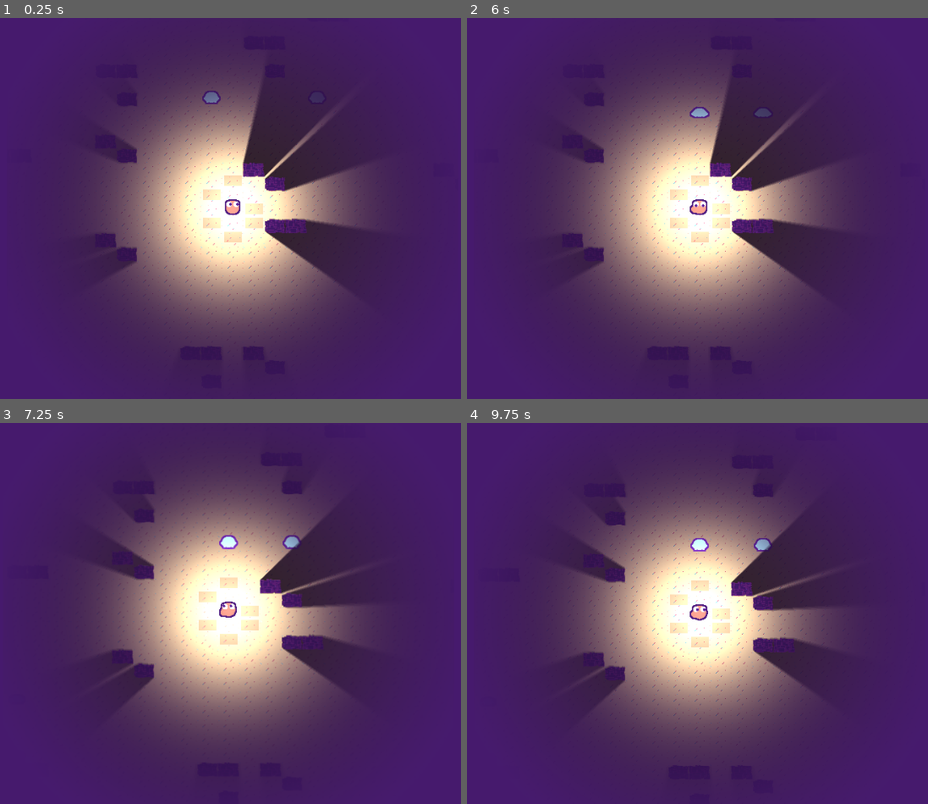
Above: before the commit, frames 1-4 (two rows, left to right).
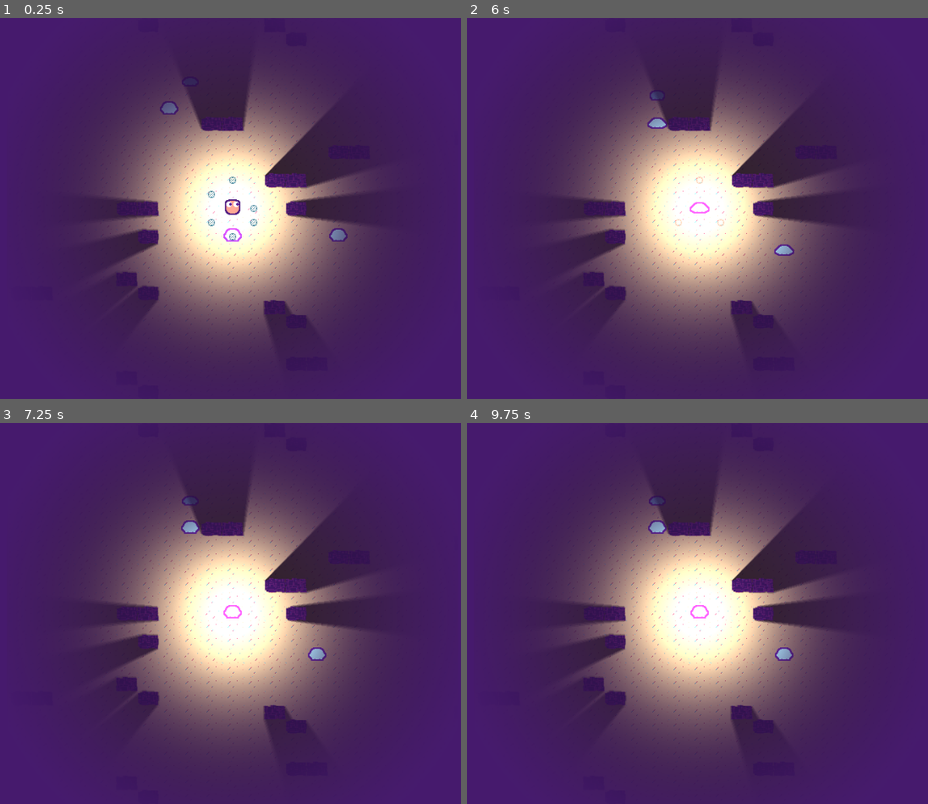
Above: after the commit, the same moments.

Repository: razcore-rad/godot-munchit
Game: Godot game, scene res://main.tscn
The game is run twice, just before and just after one commit, with the same random seed, the same clock (stepped at 60 frames per second) and the same inputs.
Inputs (mouse positions are in pixels of both pictures, inside the frame that each line leads up to):
- Up to frame 1 (0.25 s): no input
- Up to frame 2 (6 s): tap Enter at 0.5, 2, 3.5 s; move the mouse to (outside the picture) at 0.52 s; press the mouse at (outside the picture) at 0.53 s; hold Right (ui_right) 0.53-1.28 s; tap Space at 1.25, 2.75, 4.25 s; move the mouse to (outside the picture) at 1.27 s; release the mouse at (outside the picture) at 1.28 s; hold Left (ui_left) 1.28-2.03 s; click (outside the picture) at 1.35 s; move the mouse to (679, 98) at 2.02 s; press the mouse at (679, 98) at 2.03 s; hold Right (ui_right) 2.03-3.53 s; move the mouse to (467, 338) at 2.77 s; release the mouse at (467, 338) at 2.78 s; click (467, 338) at 2.85 s; move the mouse to (outside the picture) at 3.52 s; press the mouse at (outside the picture) at 3.53 s; hold Left (ui_left) 3.53-5.78 s; move the mouse to (785, 98) at 4.27 s; release the mouse at (785, 98) at 4.28 s; click (785, 98) at 4.35 s; move the mouse to (467, 280) at 5.02 s; press the mouse at (467, 280) at 5.03 s; move the mouse to (697, 208) at 5.77 s; release the mouse at (697, 208) at 5.78 s; hold Right (ui_right) from 5.78 s (still down); click (697, 208) at 5.85 s
- Up to frame 3 (7.25 s): keep holding Right (ui_right); move the mouse to (212, 598) at 6.52 s; press the mouse at (212, 598) at 6.53 s
- Up to frame 4 (9.75 s): move the mouse to (563, 632) at 7.27 s; release the mouse at (563, 632) at 7.28 s; click (563, 632) at 7.35 s; move the mouse to (766, 529) at 8.02 s; release Right (ui_right) at 8.03 s; press the mouse at (766, 529) at 8.03 s; hold Left (ui_left) 8.03-9.53 s; move the mouse to (665, 689) at 8.77 s; release the mouse at (665, 689) at 8.78 s; click (665, 689) at 8.85 s; move the mouse to (900, 670) at 9.52 s; press the mouse at (900, 670) at 9.53 s; hold Right (ui_right) from 9.53 s (still down)

The runs differ from the first frame. In frame 1, 12% of the frame differs, in the area x 20-82%, y 13-88%; in frame 2, 12%; in frame 3, 9.8%; in frame 4, 9.6%.
Error after the commit: Invalid access to property or key 'position' on a base object of type 'previously freed'. (res://entities/enemies/enemy_2d.gd:73)

Commit message:
fix: movement sprite & eating behavior

Diff:
--- a/blackboard.gd
+++ b/blackboard.gd
@@ -1,6 +1,6 @@
 class_name Blackboard
 
-const TILE_SET := preload("res://tilemap/tile_set.tres")
+const TILE_SET := preload("sectors/tile_set.tres")
 const INVALID_ATLAS_COORD := -1 * Vector2i.ONE
 
 static var obstacles: Array[Vector2i] = []
--- a/entities/enemies/enemy_2d.gd
+++ b/entities/enemies/enemy_2d.gd
@@ -1,18 +1,22 @@
 class_name Enemy2D extends Entity2D
 
+const MOVE_AREA_TEXTURE_RECT := Rect2(10.0, 40.0, 10.0, 10.0)
 const MOVE_RANDOM_CHANCE := 0.2
 
 
 func _ready() -> void:
-	detect_area.connect("mouse_entered", _on_detect_area_mouse.bind(true))
-	detect_area.connect("mouse_exited", _on_detect_area_mouse.bind(false))
+	super()
 
 	move_area.visible = false
+	for collision_shape: MoveAreaCollisionShape2D in move_area.get_children():
+		collision_shape.modulate = Palette.ORANGE
+		collision_shape.sprite.region_rect = MOVE_AREA_TEXTURE_RECT
 
 	_toggle_area_shapes(move_area, {is_disabled = true})
 
 
 func _on_detect_area_mouse(has_entered: bool) -> void:
+	super(has_entered)
 	move_area.visible = has_entered
 
 
--- a/entities/entity_2d.gd
+++ b/entities/entity_2d.gd
@@ -1,12 +1,24 @@
 class_name Entity2D extends Node2D
 
 signal turn_finished
+
+const MoveAreaCollisionShape2DPackedScene := preload("move_area_collision_shape_2d.tscn")
 
 var _is_my_turn := false
 
 @onready var areas: Node2D = %Areas2D
 @onready var detect_area: Area2D = %DetectArea2D
+@onready var detect_area_sprite: Sprite2D = %DetectAreaSprite2D
 @onready var move_area: Area2D = %MoveArea2D
+
+
+func _ready() -> void:
+	detect_area.connect("mouse_entered", _on_detect_area_mouse.bind(true))
+	detect_area.connect("mouse_exited", _on_detect_area_mouse.bind(false))
+
+
+func _on_detect_area_mouse(has_entered: bool) -> void:
+	detect_area_sprite.visible = has_entered
 
 
 func _toggle_area_shapes(area: Area2D, info := {}) -> void:
--- a/entities/entity_2d.tscn
+++ b/entities/entity_2d.tscn
@@ -1,6 +1,7 @@
-[gd_scene load_steps=3 format=3 uid="uid://b252do5nimfkg"]
+[gd_scene load_steps=4 format=3 uid="uid://b252do5nimfkg"]
 
 [ext_resource type="Script" uid="uid://bjxtrb37d1f6j" path="res://entities/entity_2d.gd" id="1_mwb1m"]
+[ext_resource type="Texture2D" uid="uid://cr6fcs8x7v22" path="res://assets/atlas.png" id="2_i4s38"]
 
 [sub_resource type="RectangleShape2D" id="RectangleShape2D_5mqu2"]
 size = Vector2(25, 15)
@@ -16,7 +17,14 @@
 
 [node name="CollisionShape2D" type="CollisionShape2D" parent="Areas2D/DetectArea2D"]
 shape = SubResource("RectangleShape2D_5mqu2")
-debug_color = Color(0.838982, 0.384625, 0, 0.42)
+
+[node name="DetectAreaSprite2D" type="Sprite2D" parent="Areas2D/DetectArea2D/CollisionShape2D"]
+unique_name_in_owner = true
+visible = false
+modulate = Color(0.921569, 0.839216, 0.580392, 1)
+texture = ExtResource("2_i4s38")
+region_enabled = true
+region_rect = Rect2(0, 40, 10, 10)
 
 [node name="MoveArea2D" type="Area2D" parent="Areas2D"]
 unique_name_in_owner = true
--- /dev/null
+++ b/entities/move_area_collision_shape_2d.gd
@@ -0,0 +1,3 @@
+class_name MoveAreaCollisionShape2D extends CollisionShape2D
+
+@onready var sprite: Sprite2D = %Sprite2D
--- a/entities/move_area_collision_shape_2d.tscn
+++ b/entities/move_area_collision_shape_2d.tscn
@@ -1,23 +1,17 @@
-[gd_scene load_steps=2 format=3 uid="uid://jlhatc0x6ggi"]
+[gd_scene load_steps=4 format=3 uid="uid://jlhatc0x6ggi"]
+
+[ext_resource type="Texture2D" uid="uid://cr6fcs8x7v22" path="res://assets/atlas.png" id="1_pyo8n"]
+[ext_resource type="Script" uid="uid://bursdd2d03smx" path="res://entities/move_area_collision_shape_2d.gd" id="1_r81jl"]
 
 [sub_resource type="RectangleShape2D" id="RectangleShape2D_pvjqh"]
 size = Vector2(25, 15)
 
 [node name="MoveAreaCollisionShape2D" type="CollisionShape2D"]
 shape = SubResource("RectangleShape2D_pvjqh")
+script = ExtResource("1_r81jl")
 
-[node name="ColorRect" type="ColorRect" parent="."]
-custom_minimum_size = Vector2(25, 15)
-anchors_preset = 8
-anchor_left = 0.5
-anchor_top = 0.5
-anchor_right = 0.5
-anchor_bottom = 0.5
-offset_left = -12.5
-offset_top = -7.5
-offset_right = 12.5
-offset_bottom = 7.5
-grow_horizontal = 2
-grow_vertical = 2
-mouse_filter = 2
-color = Color(1, 1, 1, 0.392157)
+[node name="Sprite2D" type="Sprite2D" parent="."]
+unique_name_in_owner = true
+texture = ExtResource("1_pyo8n")
+region_enabled = true
+region_rect = Rect2(0, 40, 10, 10)
--- a/entities/player/player_2d.gd
+++ b/entities/player/player_2d.gd
@@ -4,6 +4,11 @@
 
 const JUMP_HEIGHT := 15
 const DURATION := 0.3
+const MOVE_AREA_TEXTURE_RECT := Rect2(0.0, 40.0, 10.0, 10.0)
+const MOVE_AREA_COLORS: Dictionary[String, Color] = {
+	default = Palette.GREEN,
+	hover = Palette.LIGHT_GREEN,
+}
 
 var skin_sub_viewport: SkinSubViewport = null
 
@@ -12,6 +17,8 @@
 
 
 func _ready() -> void:
+	super()
+
 	detect_area.connect("input_event", _on_detect_area_input_event)
 	_connect_move_area()
 
@@ -38,6 +45,7 @@
 	if event.is_action_pressed("left_click"):
 		turn_finished.emit()
 
+
 func _on_move_area_body_shape_entered(
 	_body_rid: RID, _body: Node2D, _body_shape_index: int, local_shape_index: int
 ) -> void:
@@ -46,13 +54,16 @@
 
 
 func _on_move_area_input_event(_viewport: Node, event: InputEvent, shape_index: int) -> void:
+	var collision_shape: MoveAreaCollisionShape2D = move_area.shape_owner_get_owner(shape_index)
+	if event is InputEventMouse:
+		collision_shape.modulate = MOVE_AREA_COLORS.hover
+
 	if _is_my_turn and event.is_action_pressed("left_click"):
 		for node: Node2D in [skin_sub_viewport.blob_animatable_body, eyes]:
 			var tween := create_tween().set_process_mode(Tween.TWEEN_PROCESS_PHYSICS).set_trans(Tween.TRANS_QUAD)
 			tween.tween_property(node, "position:y", -JUMP_HEIGHT, DURATION).as_relative()
 			tween.tween_property(node, "position:y", JUMP_HEIGHT, DURATION).as_relative()
 
-		var collision_shape: CollisionShape2D = move_area.shape_owner_get_owner(shape_index)
 		var target_position := collision_shape.global_position
 		var tween := create_tween()
 		tween.tween_property(self, "position", target_position, 2.0 * DURATION)
@@ -61,33 +72,39 @@
 		turn_finished.emit()
 
 
+func _on_move_area_mouse_exited() -> void:
+	for collision_shape: MoveAreaCollisionShape2D in move_area.get_children():
+		collision_shape.modulate = MOVE_AREA_COLORS.default
+
+
 func _connect_move_area() -> void:
 	move_area.connect("body_shape_entered", _on_move_area_body_shape_entered)
 	move_area.connect("input_event", _on_move_area_input_event)
+	move_area.connect("mouse_exited", _on_move_area_mouse_exited)
 
 
 func _detect_enemy(target_position: Vector2) -> void:
 	if Blackboard.enemies.has(target_position):
 		var enemy := Blackboard.enemies[target_position]
 		Blackboard.enemies.erase(target_position)
-		eat_enemy(enemy.move_area.duplicate())
+		eat_enemy(enemy.move_area)
 		enemy.queue_free()
 
 
-func eat_enemy(new_move_area: Area2D) -> void:
+func eat_enemy(enemy_move_area: Area2D) -> void:
 	skin_sub_viewport.add_blob.call_deferred()
-	var collision_layer := move_area.collision_layer
-	var collision_mask := move_area.collision_mask
 
-	move_area.queue_free()
-	add_child.call_deferred(new_move_area)
-	move_area = new_move_area
+	var move_area_collision_shape_positions := move_area.get_children().map(func(cs: MoveAreaCollisionShape2D) -> Vector2: return cs.position)
+
+	for collision_shape: MoveAreaCollisionShape2D in enemy_move_area.get_children():
+		if not collision_shape.position in move_area_collision_shape_positions:
+			var new_move_area_collision_shape := MoveAreaCollisionShape2DPackedScene.instantiate()
+			move_area.add_child(new_move_area_collision_shape)
+			new_move_area_collision_shape.modulate = MOVE_AREA_COLORS.default
+			new_move_area_collision_shape.sprite.region_rect = MOVE_AREA_TEXTURE_RECT
+
 	move_area.visible = true
-
-	move_area.set_deferred("collision_layer", collision_layer)
-	move_area.set_deferred("collision_mask", collision_mask)
 	_toggle_area_shapes(move_area, {is_disabled = false})
-	_connect_move_area()
 
 
 func end_turn() -> void:
--- a/entities/player/player_2d.tscn
+++ b/entities/player/player_2d.tscn
@@ -6,9 +6,6 @@
 [ext_resource type="PackedScene" uid="uid://jlhatc0x6ggi" path="res://entities/move_area_collision_shape_2d.tscn" id="3_d7pfd"]
 [ext_resource type="Shader" uid="uid://b4hq4b5ou6b8j" path="res://entities/outline_group.gdshader" id="4_c5hwq"]
 [ext_resource type="Shader" uid="uid://qkyq1k8xjn8l" path="res://entities/player/assets/fuzzyball.gdshader" id="4_lnv7a"]
-
-[sub_resource type="RectangleShape2D" id="RectangleShape2D_pvjqh"]
-size = Vector2(25, 15)
 
 [sub_resource type="ShaderMaterial" id="ShaderMaterial_u8ep7"]
 shader = ExtResource("4_c5hwq")
@@ -30,136 +27,10 @@
 shader_parameter/color = Color(0.278431, 0.105882, 0.431373, 1)
 shader_parameter/threshold = 0.00999998
 
-[sub_resource type="Gradient" id="Gradient_xqn8y"]
-interpolation_mode = 2
-interpolation_color_space = 2
-colors = PackedColorArray(1, 1, 1, 1, 0, 0, 0, 0)
-
-[sub_resource type="GradientTexture2D" id="GradientTexture2D_c5hwq"]
-gradient = SubResource("Gradient_xqn8y")
-width = 640
-height = 640
-fill = 1
-fill_from = Vector2(0.5, 0.5)
-fill_to = Vector2(0.9, 0.1)
-metadata/_snap_count = 20
-
 [node name="Player2D" instance=ExtResource("1_e3jcg")]
 script = ExtResource("2_d65nd")
 
-[node name="DetectArea2D" parent="Areas2D" index="0" groups=["player"]]
-collision_mask = 6
-
-[node name="MoveArea2D" parent="Areas2D" index="1" groups=["player"]]
-collision_mask = 6
-
-[node name="MoveAreaCollisionShape2D" parent="Areas2D/MoveArea2D" index="0" instance=ExtResource("3_d7pfd")]
-position = Vector2(-30, -20)
-
-[node name="ColorRect" parent="Areas2D/MoveArea2D/MoveAreaCollisionShape2D" index="0"]
-color = Color(1, 0.41, 0.41, 0.392157)
-
-[node name="CollisionShape2D2" type="CollisionShape2D" parent="Areas2D/MoveArea2D" index="1"]
-position = Vector2(0, -40)
-shape = SubResource("RectangleShape2D_pvjqh")
-
-[node name="ColorRect" type="ColorRect" parent="Areas2D/MoveArea2D/CollisionShape2D2" index="0"]
-custom_minimum_size = Vector2(25, 15)
-anchors_preset = 8
-anchor_left = 0.5
-anchor_top = 0.5
-anchor_right = 0.5
-anchor_bottom = 0.5
-offset_left = -12.5
-offset_top = -7.5
-offset_right = 12.5
-offset_bottom = 7.5
-grow_horizontal = 2
-grow_vertical = 2
-mouse_filter = 2
-color = Color(1, 0.411765, 0.411765, 0.392157)
-
-[node name="CollisionShape2D3" type="CollisionShape2D" parent="Areas2D/MoveArea2D" index="2"]
-position = Vector2(30, 0)
-shape = SubResource("RectangleShape2D_pvjqh")
-
-[node name="ColorRect" type="ColorRect" parent="Areas2D/MoveArea2D/CollisionShape2D3" index="0"]
-custom_minimum_size = Vector2(25, 15)
-anchors_preset = 8
-anchor_left = 0.5
-anchor_top = 0.5
-anchor_right = 0.5
-anchor_bottom = 0.5
-offset_left = -12.5
-offset_top = -7.5
-offset_right = 12.5
-offset_bottom = 7.5
-grow_horizontal = 2
-grow_vertical = 2
-mouse_filter = 2
-color = Color(1, 0.411765, 0.411765, 0.392157)
-
-[node name="CollisionShape2D4" type="CollisionShape2D" parent="Areas2D/MoveArea2D" index="3"]
-position = Vector2(30, 20)
-shape = SubResource("RectangleShape2D_pvjqh")
-
-[node name="ColorRect" type="ColorRect" parent="Areas2D/MoveArea2D/CollisionShape2D4" index="0"]
-custom_minimum_size = Vector2(25, 15)
-anchors_preset = 8
-anchor_left = 0.5
-anchor_top = 0.5
-anchor_right = 0.5
-anchor_bottom = 0.5
-offset_left = -12.5
-offset_top = -7.5
-offset_right = 12.5
-offset_bottom = 7.5
-grow_horizontal = 2
-grow_vertical = 2
-mouse_filter = 2
-color = Color(1, 0.411765, 0.411765, 0.392157)
-
-[node name="CollisionShape2D5" type="CollisionShape2D" parent="Areas2D/MoveArea2D" index="4"]
-position = Vector2(0, 40)
-shape = SubResource("RectangleShape2D_pvjqh")
-
-[node name="ColorRect" type="ColorRect" parent="Areas2D/MoveArea2D/CollisionShape2D5" index="0"]
-custom_minimum_size = Vector2(25, 15)
-anchors_preset = 8
-anchor_left = 0.5
-anchor_top = 0.5
-anchor_right = 0.5
-anchor_bottom = 0.5
-offset_left = -12.5
-offset_top = -7.5
-offset_right = 12.5
-offset_bottom = 7.5
-grow_horizontal = 2
-grow_vertical = 2
-mouse_filter = 2
-color = Color(1, 0.411765, 0.411765, 0.392157)
-
-[node name="CollisionShape2D6" type="CollisionShape2D" parent="Areas2D/MoveArea2D" index="5"]
-position = Vector2(-30, 20)
-shape = SubResource("RectangleShape2D_pvjqh")
-
-[node name="ColorRect" type="ColorRect" parent="Areas2D/MoveArea2D/CollisionShape2D6" index="0"]
-custom_minimum_size = Vector2(25, 15)
-anchors_preset = 8
-anchor_left = 0.5
-anchor_top = 0.5
-anchor_right = 0.5
-anchor_bottom = 0.5
-offset_left = -12.5
-offset_top = -7.5
-offset_right = 12.5
-offset_bottom = 7.5
-grow_horizontal = 2
-grow_vertical = 2
-mouse_filter = 2
-color = Color(1, 0.411765, 0.411765, 0.392157)
-
-[node name="CanvasGroup" type="CanvasGroup" parent="." index="1"]
+[node name="CanvasGroup" type="CanvasGroup" parent="." index="0"]
 light_mask = 2
 material = SubResource("ShaderMaterial_u8ep7")
 
@@ -259,19 +130,32 @@
 pivot_offset = Vector2(2, 2)
 mouse_filter = 2
 
-[node name="BasePointLight2D" type="PointLight2D" parent="." index="2"]
-color = Color(0.9, 0.9, 0.9, 1)
-shadow_enabled = true
-shadow_color = Color(0, 0, 0, 1)
-shadow_filter = 1
-shadow_filter_smooth = 1.0
-texture = SubResource("GradientTexture2D_c5hwq")
+[node name="DetectArea2D" parent="Areas2D" index="0" groups=["player"]]
+collision_mask = 6
 
-[node name="TopPointLight2D" type="PointLight2D" parent="." index="3"]
-range_item_cull_mask = 2
-shadow_color = Color(0, 0, 0, 1)
-shadow_filter = 1
-shadow_filter_smooth = 1.0
-texture = SubResource("GradientTexture2D_c5hwq")
+[node name="MoveArea2D" parent="Areas2D" index="1" groups=["player"]]
+collision_mask = 6
 
-[editable path="Areas2D/MoveArea2D/MoveAreaCollisionShape2D"]
+[node name="MoveAreaCollisionShape2D" parent="Areas2D/MoveArea2D" index="0" instance=ExtResource("3_d7pfd")]
+modulate = Color(0.341176, 0.588235, 0.631373, 1)
+position = Vector2(-30, -20)
+
+[node name="MoveAreaCollisionShape2D2" parent="Areas2D/MoveArea2D" index="1" instance=ExtResource("3_d7pfd")]
+modulate = Color(0.341176, 0.588235, 0.631373, 1)
+position = Vector2(0, -40)
+
+[node name="MoveAreaCollisionShape2D3" parent="Areas2D/MoveArea2D" index="2" instance=ExtResource("3_d7pfd")]
+modulate = Color(0.341176, 0.588235, 0.631373, 1)
+position = Vector2(30, 0)
+
+[node name="MoveAreaCollisionShape2D4" parent="Areas2D/MoveArea2D" index="3" instance=ExtResource("3_d7pfd")]
+modulate = Color(0.341176, 0.588235, 0.631373, 1)
+position = Vector2(30, 20)
+
+[node name="MoveAreaCollisionShape2D5" parent="Areas2D/MoveArea2D" index="4" instance=ExtResource("3_d7pfd")]
+modulate = Color(0.341176, 0.588235, 0.631373, 1)
+position = Vector2(0, 40)
+
+[node name="MoveAreaCollisionShape2D6" parent="Areas2D/MoveArea2D" index="5" instance=ExtResource("3_d7pfd")]
+modulate = Color(0.341176, 0.588235, 0.631373, 1)
+position = Vector2(-30, 20)
--- a/main.gd
+++ b/main.gd
@@ -3,7 +3,7 @@
 @export var start_seed := "world"
 @export var blue_noise_tile_size := Vector2i(8, 7)
 
-const Sector2DPackedScene := preload("res://tilemap/sector_2d.tscn")
+const Sector2DPackedScene := preload("sectors/sector_2d.tscn")
 
 const ENEMY_SPAN := Vector2i(3, 7)
 const ENEMY_FILE_PATHS: Array[String] = [
--- a/main.tscn
+++ b/main.tscn
@@ -20,6 +20,20 @@
 [sub_resource type="TileSet" id="TileSet_b0o41"]
 tile_size = Vector2i(960, 540)
 
+[sub_resource type="Gradient" id="Gradient_c5hwq"]
+interpolation_mode = 2
+interpolation_color_space = 2
+colors = PackedColorArray(1, 1, 1, 1, 0, 0, 0, 0)
+
+[sub_resource type="GradientTexture2D" id="GradientTexture2D_0xm2m"]
+gradient = SubResource("Gradient_c5hwq")
+width = 640
+height = 640
+fill = 1
+fill_from = Vector2(0.5, 0.5)
+fill_to = Vector2(0.9, 0.1)
+metadata/_snap_count = 20
+
 [node name="Main" type="Node"]
 script = ExtResource("1_aaq20")
 
@@ -39,7 +53,7 @@
 
 [node name="Player2D" parent="." instance=ExtResource("4_p2fd5")]
 unique_name_in_owner = true
-position = Vector2(465, 265)
+position = Vector2(435, 70)
 
 [node name="RemoteTransform2D" type="RemoteTransform2D" parent="Player2D"]
 remote_path = NodePath("../../Camera2D")
@@ -47,8 +61,23 @@
 update_scale = false
 
 [node name="Camera2D" type="Camera2D" parent="."]
-position = Vector2(465, 265)
+position = Vector2(435, 70)
 position_smoothing_enabled = true
+
+[node name="BasePointLight2D" type="PointLight2D" parent="Camera2D"]
+color = Color(0.9, 0.9, 0.9, 1)
+shadow_enabled = true
+shadow_color = Color(0, 0, 0, 1)
+shadow_filter = 1
+shadow_filter_smooth = 1.0
+texture = SubResource("GradientTexture2D_0xm2m")
+
+[node name="TopPointLight2D" type="PointLight2D" parent="Camera2D"]
+range_item_cull_mask = 2
+shadow_color = Color(0, 0, 0, 1)
+shadow_filter = 1
+shadow_filter_smooth = 1.0
+texture = SubResource("GradientTexture2D_0xm2m")
 
 [node name="CanvasModulate" type="CanvasModulate" parent="."]
 color = Color(0.202093, 0.1702, 0.23, 1)
--- /dev/null
+++ b/palette.gd
@@ -0,0 +1,10 @@
+class_name Palette
+
+const LIGHT_GREEN := Color(0.545, 0.78, 0.749)
+const GREEN := Color(0.341, 0.588, 0.631)
+const BLUE := Color(0.322, 0.294, 0.702)
+const DARK_VIOLET := Color(0.278, 0.106, 0.431)
+const VIOLET := Color(0.439, 0.153, 0.51)
+const RED := Color(0.69, 0.271, 0.353)
+const ORANGE := Color(0.871, 0.545, 0.435)
+const YELLOW := Color(0.922, 0.839, 0.58)
--- a/tilemap/sector_2d.tscn
+++ b/sectors/sector_2d.tscn
@@ -1,21 +1,21 @@
 [gd_scene load_steps=3 format=4 uid="uid://bufaes48effv7"]
 
-[ext_resource type="TileSet" uid="uid://bcvsbmqg1ktol" path="res://tilemap/tile_set.tres" id="1_2gvt7"]
-[ext_resource type="Script" uid="uid://ca18l7kbh2i1t" path="res://tilemap/sector_2d.gd" id="1_upm0n"]
+[ext_resource type="Script" uid="uid://ca18l7kbh2i1t" path="res://sectors/sector_2d.gd" id="1_h34cv"]
+[ext_resource type="TileSet" uid="uid://bcvsbmqg1ktol" path="res://sectors/tile_set.tres" id="2_h34cv"]
 
 [node name="Sector2D" type="Node2D"]
-script = ExtResource("1_upm0n")
+script = ExtResource("1_h34cv")
 
 [node name="BaseTileMapLayer" type="TileMapLayer" parent="."]
 unique_name_in_owner = true
 tile_map_data = PackedByteArray("AAAAAAAAAAAAAAAAAAAAAAEAAAAAAAAAAAAAAAIAAAAAAAAAAAAAAAMAAAAAAAAAAAAAAAQAAAAAAAAAAAAAAA …(13744 unchanged characters)…
-tile_set = ExtResource("1_2gvt7")
+tile_set = ExtResource("2_h34cv")
 use_kinematic_bodies = true
 collision_visibility_mode = 2
 
 [node name="TopTileMapLayer" type="TileMapLayer" parent="."]
 unique_name_in_owner = true
 light_mask = 2
-tile_set = ExtResource("1_2gvt7")
+tile_set = ExtResource("2_h34cv")
 use_kinematic_bodies = true
 collision_visibility_mode = 2
--- /dev/null
+++ b/sectors/tile_set.tres
@@ -0,0 +1,39 @@
+[gd_resource type="TileSet" load_steps=8 format=3 uid="uid://bcvsbmqg1ktol"]
+
+[ext_resource type="Texture2D" uid="uid://cr6fcs8x7v22" path="res://assets/atlas.png" id="1_abesd"]
+
+[sub_resource type="TileMapPattern" id="TileMapPattern_c04dw"]
+tile_data = PackedInt32Array(0, 0, 1, 1, 65536, 1)
+
+[sub_resource type="TileMapPattern" id="TileMapPattern_qevqs"]
+tile_data = PackedInt32Array(0, 0, 1, 1, 65536, 1, 131073, 0, 1)
+
+[sub_resource type="TileMapPattern" id="TileMapPattern_hyam5"]
+tile_data = PackedInt32Array(0, 65536, 1, 65537, 0, 1)
+
+[sub_resource type="OccluderPolygon2D" id="OccluderPolygon2D_abesd"]
+polygon = PackedVector2Array(-8, -10, -2, -10, -2, -9, 14, -9, 14, -4, 15, -4, 15, 4, 14, 4, 14, 10, 10, 10, 10, 9, 1, 9, 1, 10, -9, 10, -9, 9, -12, 9, -12, 7, -14, 7, -14, -7, -11, -7, -11, -8, -8, -8)
+
+[sub_resource type="OccluderPolygon2D" id="OccluderPolygon2D_40n37"]
+polygon = PackedVector2Array(-15, -9, -10, -9, -10, -8, -6, -8, -6, -10, 1, -10, 1, -9, 13, -9, 13, -8, 14, -8, 14, 4, 15, 4, 15, 10, 6, 10, 6, 9, 2, 9, 2, 10, -15, 10, -15, 2, -14, 2, -14, -1, -15, -1)
+
+[sub_resource type="TileSetAtlasSource" id="TileSetAtlasSource_wcoyh"]
+texture = ExtResource("1_abesd")
+texture_region_size = Vector2i(30, 20)
+0:1/0 = 0
+0:1/0/occlusion_layer_0/polygon_0/polygon = SubResource("OccluderPolygon2D_abesd")
+0:1/0/physics_layer_0/polygon_0/points = PackedVector2Array(-15, -10, 15, -10, 15, 10, -15, 10)
+1:1/0 = 0
+1:1/0/occlusion_layer_0/polygon_0/polygon = SubResource("OccluderPolygon2D_40n37")
+0:0/0 = 0
+1:0/0 = 0
+
+[resource]
+tile_size = Vector2i(30, 20)
+occlusion_layer_0/light_mask = 1
+physics_layer_0/collision_layer = 4
+physics_layer_0/collision_mask = 0
+sources/0 = SubResource("TileSetAtlasSource_wcoyh")
+pattern_0 = SubResource("TileMapPattern_c04dw")
+pattern_1 = SubResource("TileMapPattern_qevqs")
+pattern_2 = SubResource("TileMapPattern_hyam5")
--- a/tilemap/tile_set.tres
+++ /dev/null
@@ -1,39 +0,0 @@
-[gd_resource type="TileSet" load_steps=8 format=3 uid="uid://bcvsbmqg1ktol"]
-
-[ext_resource type="Texture2D" uid="uid://cr6fcs8x7v22" path="res://tilemap/tile_set.png" id="1_jja4r"]
-
-[sub_resource type="TileMapPattern" id="TileMapPattern_c04dw"]
-tile_data = PackedInt32Array(0, 0, 1, 1, 65536, 1)
-
-[sub_resource type="TileMapPattern" id="TileMapPattern_qevqs"]
-tile_data = PackedInt32Array(0, 0, 1, 1, 65536, 1, 131073, 0, 1)
-
-[sub_resource type="TileMapPattern" id="TileMapPattern_hyam5"]
-tile_data = PackedInt32Array(0, 65536, 1, 65537, 0, 1)
-
-[sub_resource type="OccluderPolygon2D" id="OccluderPolygon2D_c04dw"]
-polygon = PackedVector2Array(-8, -10, -2, -10, -2, -9, 6, -9, 6, -8, 10, -8, 10, -9, 12, -9, 12, -8, 13, -8, 13, -9, 14, -9, 14, -4, 13, -4, 13, 1, 14, 1, 14, 10, 10, 10, 10, 9, 1, 9, 1, 10, -9, 10, -9, 9, -12, 9, -12, 7, -14, 7, -14, 1, -13, 1, -13, -1, -14, -1.5, -14, -7, -11, -7, -11, -8, -8, -8)
-
-[sub_resource type="OccluderPolygon2D" id="OccluderPolygon2D_qevqs"]
-polygon = PackedVector2Array(-15, -9, -10, -9, -10, -8, -6, -8, -6, -10, -3, -10, -3, -9, -1, -9, -1, -10, 1, -10, 1, -9, 13, -9, 13, -8, 14, -8, 14, -7, 13, -7, 13, -6, 14, -6, 14, -4, 13, -4, 13, -2, 14, -2, 14, -1, 13, -1, 13, 1, 14, 1, 14, 4, 15, 4, 15, 10, 6, 10, 6, 8, 5, 8, 5, 9, 2, 9, 2, 10, -11, 10, -11, 9, -12, 9, -12, 10, -15, 10, -15, 2, -14, 2, -14, -1, -15, -1)
-
-[sub_resource type="TileSetAtlasSource" id="TileSetAtlasSource_wcoyh"]
-texture = ExtResource("1_jja4r")
-texture_region_size = Vector2i(30, 20)
-0:1/0 = 0
-0:1/0/occlusion_layer_0/polygon_0/polygon = SubResource("OccluderPolygon2D_c04dw")
-0:1/0/physics_layer_0/polygon_0/points = PackedVector2Array(-15, -10, 15, -10, 15, 10, -15, 10)
-1:1/0 = 0
-1:1/0/occlusion_layer_0/polygon_0/polygon = SubResource("OccluderPolygon2D_qevqs")
-0:0/0 = 0
-1:0/0 = 0
-
-[resource]
-tile_size = Vector2i(30, 20)
-occlusion_layer_0/light_mask = 1
-physics_layer_0/collision_layer = 4
-physics_layer_0/collision_mask = 0
-sources/0 = SubResource("TileSetAtlasSource_wcoyh")
-pattern_0 = SubResource("TileMapPattern_c04dw")
-pattern_1 = SubResource("TileMapPattern_qevqs")
-pattern_2 = SubResource("TileMapPattern_hyam5")
Binary file added: assets/atlas.png
Not shown, changed: assets/atlas.png.import
Not shown, added: entities/move_area_collision_shape_2d.gd.uid
Not shown: 1 places in entities/player/player_2d.tscn that only renumber resources
Not shown: 1 places in main.tscn that only renumber resources
Not shown, added: palette.gd.uid
Binary file changed: raw/tilemap/tile_set.ase
Renamed: tilemap/sector_2d.gd -> sectors/sector_2d.gd
Renamed: tilemap/sector_2d.gd.uid -> sectors/sector_2d.gd.uid
Binary file removed: tilemap/tile_set.png
